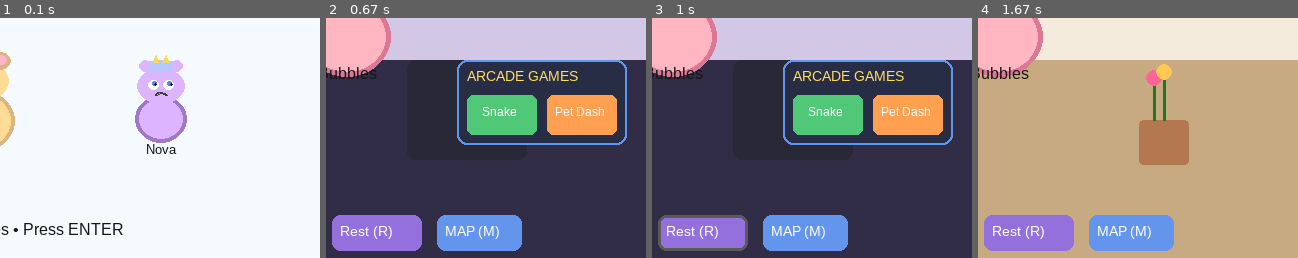
Above: before the commit, frames 1-4 (left to right).
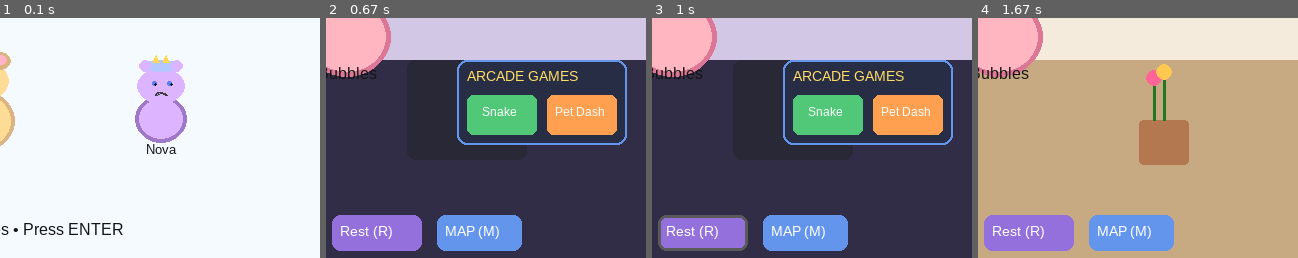
Above: after the commit, the same moments.

Repository: nickamis606/ourworld
Game: pygame game, started from main_pygame.py
The game is run twice, just before and just after one commit, with the same random seed, the same clock (stepped at 60 frames per second) and the same inputs.
Inputs:
- Up to frame 1 (0.1 s): no input
- Up to frame 2 (0.67 s): tap Enter at 0.33 s
- Up to frame 3 (1 s): click "Rest (R)" at 0.72 s
- Up to frame 4 (1.67 s): click "MAP (M)" at 1.05 s; click "Home" at 1.38 s
The pictures show only the part of the screen within x 50-100%, y 45-95%; the shares and areas given below are measured in that part.

The runs differ from the first frame. In frame 1, 0.2% of the frame differs, in the area x 46-55%, y 25-30%; in frame 2, nothing differs; in frame 3, nothing differs; in frame 4, nothing differs.

Commit message:
improve: add debug logging to _load_sprite to help diagnose missing sprite files

Diff:
--- a/sprites/pet_sprite.py
+++ b/sprites/pet_sprite.py
@@ -54,11 +54,9 @@
         self.sprite_image = self._load_sprite()
 
         if self.sprite_image:
-            # Use sprite dimensions
             w, h = self.sprite_image.get_size()
             self.image = pygame.Surface((w, h), pygame.SRCALPHA)
         else:
-            # Fallback procedural size
             base_size = int(80 * self.size_scale)
             self.image = pygame.Surface((base_size, base_size + 20), pygame.SRCALPHA)
 
@@ -71,21 +69,31 @@
         """Try to load a sprite from assets/pets/. Returns None if not found."""
         sprite_name = self.PET_SPRITE_NAMES.get(self.pet_id)
         if not sprite_name:
+            print(f"[PetSprite] No sprite name mapped for pet_id={self.pet_id}")
             return None
 
-        # Look for assets/pets/<name>.png relative to project root
         possible_paths = [
             Path("assets/pets") / f"{sprite_name}.png",
             Path(__file__).parent.parent / "assets/pets" / f"{sprite_name}.png",
+            Path("assets/pets") / f"{sprite_name}.jpg",  # fallback
+            Path(__file__).parent.parent / "assets/pets" / f"{sprite_name}.jpg",
         ]
 
         for path in possible_paths:
             if path.exists():
                 try:
                     img = pygame.image.load(str(path)).convert_alpha()
+                    print(f"[PetSprite] Successfully loaded sprite: {path}")
                     return img
-                except Exception:
-                    return None
+                except Exception as e:
+                    print(f"[PetSprite] Failed to load {path}: {e}")
+                    continue
+
+        # Debug: show what we tried
+        print(f"[PetSprite] WARNING: Could not find sprite for '{sprite_name}' (pet_id={self.pet_id})")
+        print(f"[PetSprite] Tried these paths:")
+        for p in possible_paths:
+            print(f"   - {p} (exists={p.exists()})")
         return None
 
     def set_position(self, x: int, y: int):
@@ -111,7 +119,6 @@
         scale = self.size_scale
 
         if self.sprite_image:
-            # Draw sprite (scaled)
             scaled = pygame.transform.smoothscale(
                 self.sprite_image,
                 (int(self.sprite_image.get_width() * scale),
@@ -120,23 +127,19 @@
             sprite_rect = scaled.get_rect(center=(cx, draw_y))
             surface.blit(scaled, sprite_rect)
         else:
-            # Fallback to procedural drawing
             self._draw_pet_body(surface, cx, draw_y, scale)
 
-        # Draw name below pet
         if self.name:
             font = pygame.font.SysFont("Arial", int(13 * scale))
             name_surf = font.render(self.name, True, (20, 20, 20))
             surface.blit(name_surf, (cx - name_surf.get_width() // 2, draw_y + int(42 * scale)))
 
-        # Selection highlight
         if self.is_selected:
             highlight_rect = pygame.Rect(cx - int(45 * scale), draw_y - int(55 * scale),
                                          int(90 * scale), int(105 * scale))
             pygame.draw.rect(surface, (255, 215, 0), highlight_rect, width=4, border_radius=12)
 
     def _draw_pet_body(self, surface, cx, cy, scale):
-        """Fallback procedural drawing (original basic version)."""
         pid = self.pet_id
         color = self.base_color
 
@@ -159,7 +162,6 @@
             r = int(30 * scale)
             pygame.draw.circle(surface, color, (cx, cy), r)
 
-    # Keep the original procedural methods below for fallback (unchanged for now)
     def _draw_round_pet(self, surface, cx, cy, color, scale, ear_color=None, cheek_color=None, accent_color=None):
         s = scale
         pygame.draw.ellipse(surface, color, (cx - int(34*s), cy - int(10*s), int(68*s), int(62*s)))
@@ -229,8 +231,6 @@
         ])
         pygame.draw.ellipse(surface, color, (cx - int(22*s), cy - int(40*s), int(12*s), int(12*s)))
         pygame.draw.ellipse(surface, color, (cx + int(10*s), cy - int(40*s), int(12*s), int(12*s)))
-        pygame.draw.ellipse(surface, (255, 255, 255), (cx - int(13*s), cy - int(20*s), int(11*s), int(10*s)))
-        pygame.draw.ellipse(surface, (255, 255, 255), (cx + int(2*s), cy - int(20*s), int(11*s), int(10*s)))
         pygame.draw.ellipse(surface, (90, 130, 255), (cx - int(9*s), cy - int(19*s), int(5*s), int(5*s)))
         pygame.draw.ellipse(surface, (90, 130, 255), (cx + int(6*s), cy - int(19*s), int(5*s), int(5*s)))
         pygame.draw.ellipse(surface, (20, 20, 20), (cx - int(7*s), cy - int(17*s), int(3*s), int(3*s)))
